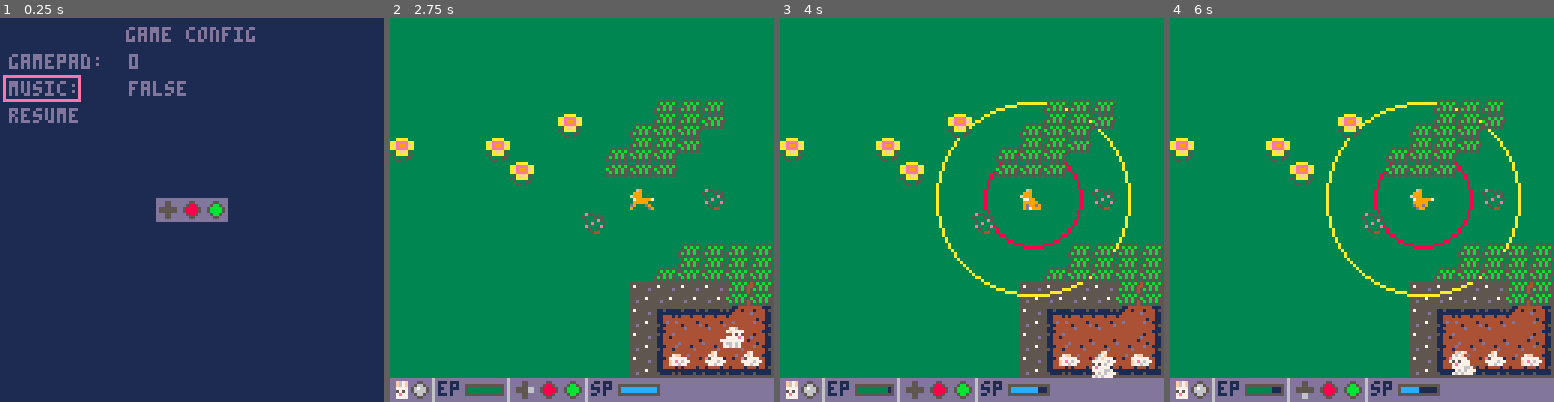
Above: before the commit, frames 1-4 (left to right).
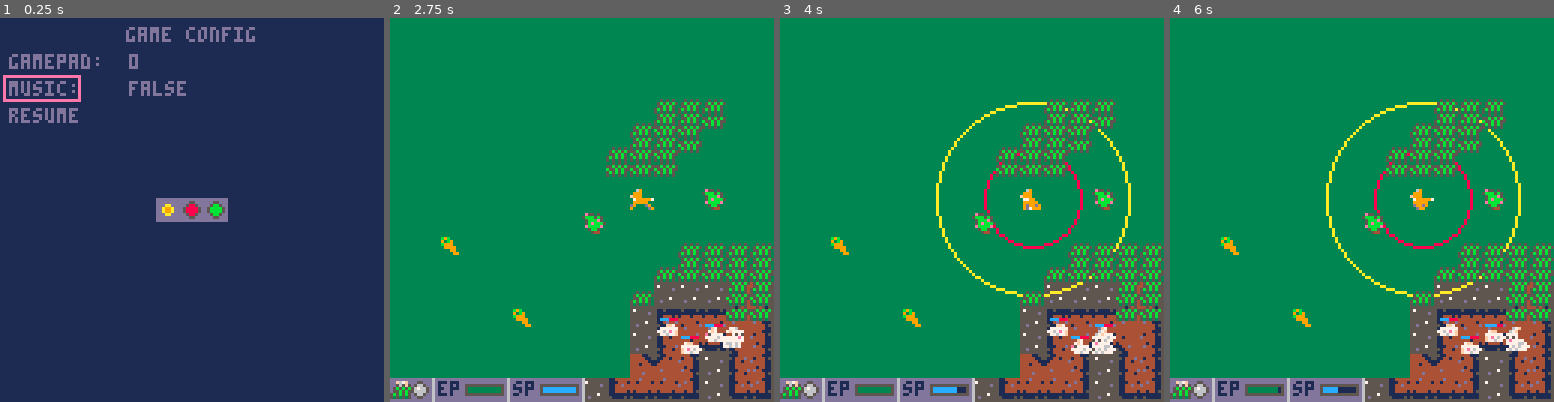
Above: after the commit, the same moments.

Repository: learnb/sleeping-bunnies
Game: PICO-8 cartridge sleeping-bunnies.p8
Two runs of this game, one before a commit and one after it. Both use one fixed random seed, a clock stepped at 60 frames per second and the inputs below.
Inputs:
- Up to frame 1 (0.25 s): no input
- Up to frame 2 (2.75 s): tap X (X key) at 0.33, 1.07, 1.85 s; tap O (Z key) at 0.7, 1.7, 2.1, 2.5 s; hold Right 1.6-2.1 s; hold Up 2.15-2.42 s; hold Right from 2.47 s (still down)
- Up to frame 3 (4 s): tap O (Z key) at 2.9, 3.3, 3.7 s; tap X (X key) at 2.97 s; release Right at 3.03 s; hold Left 3.08-3.58 s; hold Down 3.63-3.97 s
- Up to frame 4 (6 s): hold Right 4.02-4.68 s; tap X (X key) at 4.08, 5.2 s; tap O (Z key) every 0.4 s from 4.1 to 5.7 s; hold Up 4.73-5.03 s; hold Left 5.08-5.68 s; hold Down from 5.73 s (still down)

The runs differ from the first frame. In frame 1, 0.1% of the frame differs, in the area x 41-47%, y 47-53%; in frame 2, 8.4%; in frame 3, 8.6%; in frame 4, 8.8%, in the area x 0-100%, y 25-100%.

Commit message:
only fox movement & final level design remain

Diff:
--- a/sleeping-bunnies.p8
+++ b/sleeping-bunnies.p8
@@ -4,9 +4,13 @@
 function _init()
   paused = true
   reset = false
+  gameover = false
+  io_lock_duration = 30*4
+  io_lock_tick = io_lock_duration
   init_menu()
 end
 function _update()
+  if (io_lock_tick <= 0) then io_lock_tick = 0 else io_lock_tick = io_lock_tick - 1 end
   if reset then
     start_game()
   end
@@ -14,14 +18,20 @@
     update_menu()
   else
     if (btn(4,pad) and btn(5,pad)) then paused = not paused end
-    update_sim()
+    if gameover then
+      end_game()
+    else
+      update_sim()
+    end
   end
 end
 function _draw()
   if paused then
     draw_menu()
+  elseif (not gameover) then
+    draw_sim()
   else
-    draw_sim()
+    draw_gameover()
   end
 end
 function start_game()
@@ -30,15 +40,54 @@
   pause = false
   reset = false
 end
+function end_game()
+  -- select
+  --local selected = 0
+  if ( btnp(4, pad) and (io_lock_tick == 0) ) then
+    reset = true
+    gameover = false
+  end
+end
+function draw_gameover()
+  local _w = 64
+  local _h = 64
+  local _x = 64-(_w/2)
+  local _y = 64-(_h/2)
+  --
+  rectfill(_x,_y, _x+_w,_y+_h, 1)
+  print("game over", _x+1,_y+1, 6)
+  print("score:", _x+1,_y+9, 6)
+  print(ceil(score), _x+1,_y+16, 6)
+  --
+  if (io_lock_tick == 0) then
+    print("press   to reset", _x+1,_y+58)
+    spr(12, _x+22,_y+57)
+  end
+  --
+  _x = 56
+  spr(0, _x+1,_y+(8*3)+1, 0.5, 0.75)
+  spr(16, _x,_y+(8*4))
+  spr(16, _x,_y+(8*5))
+  spr(16, _x,_y+(8*6))
+  --
+  if (rabbit.alive) then spr(26, _x+8,_y+(8*3)) else spr(27, _x+8,_y+(8*3)) end
+  if (buns[1].alive) then spr(26, _x+8,_y+(8*4)) else spr(27, _x+8,_y+(8*4)) end
+  if (buns[2].alive) then spr(26, _x+8,_y+(8*5)) else spr(27, _x+8,_y+(8*5)) end
+  if (buns[3].alive) then spr(26, _x+8,_y+(8*6)) else spr(27, _x+8,_y+(8*6)) end
+end
 -->8
 function init_sim()
+  score = 0
+
   worldw = 128
-  worldh = 120
+  worldh = 128
 
   sniff_duration = 30*5
   sniff_cooldown = 30*15
   sniff_tick = sniff_duration
   sniff_lock = false
+
+  reduce_rate = 0.01
 
   home = false
 
@@ -47,6 +96,7 @@
   rabbit.x = 104
   rabbit.y = 102
   rabbit.hp = 100
+  rabbit.alive = true
   rabbit.speed = 1
   rabbit.radius = 4
   rabbit.hidden = false
@@ -67,8 +117,10 @@
   -- bunnies
   bun1 = {}
   bun1.x = 104
-  bun1.y = 108
-  bun1.radius = 12
+  bun1.y = 100
+  bun1.hp = 50
+  bun1.alive = true
+  bun1.radius = 8
 
   bun1.sprites = {16}
   bun1.tick = 0
@@ -83,9 +135,11 @@
   bun1.flip = false
 
   bun2 = {}
-  bun2.x = 92
-  bun2.y = 108
-  bun2.radius = 12
+  bun2.x = 89
+  bun2.y = 98
+  bun2.hp = 50
+  bun2.alive = true
+  bun2.radius = 8
 
   bun2.sprites = {16}
   bun2.tick = 0
@@ -97,12 +151,14 @@
   bun2.idle_frame = 1
   bun2.idle_step = 16
   bun2.state = "idle"
-  bun2.flip = false
+  bun2.flip = true
 
   bun3 = {}
-  bun3.x = 116
-  bun3.y = 108
-  bun3.radius = 12
+  bun3.x = 96
+  bun3.y = 104
+  bun3.hp = 50
+  bun3.alive = true
+  bun3.radius = 8
 
   bun3.sprites = {16}
   bun3.tick = 0
@@ -137,11 +193,20 @@
   fox.state = "idle"
   fox.anim_state = "idle"
   fox.flip = false
+
+  -- food
+  all_food = {}
+  spawners = foodtiles()
+  foreach(spawners, spawn_food)
 end
 
 function update_sim()
+  -- game over check
+  if (not rabbit.alive or ((not buns[1].alive) and (not buns[2].alive) and (not buns[3].alive))) then
+    end_sim()
+  end
   -- sniff ability
-  if (btnp(4, pad) and not sniff_lock) then -- red btn
+  if ((btnp(4, pad)) and (not sniff_lock)) then -- red btn
     if (not rabbit.sniff) then
       toggle_sniff_state()
     end
@@ -159,7 +224,11 @@
   end
   -- feed bun
   if (btnp(5,pad)) then -- green btn
-    rabbit_feed(0)
+    for i=1,3 do
+      if (buns[i].state == "feed") then
+        rabbit_feed(buns[i])
+      end
+    end
   end
 
   -- update position
@@ -205,10 +274,27 @@
     rabbit.y = rabbit.y + (dy*sqrt(0.5))
   end
   -- home detection
-  if (rabbit.y > 80 and rabbit.x > 80) then
+  if (rabbit.y > 88 and rabbit.x > 80) then
     home = true
   else
     home = false
+  end
+  -- food collision
+  for i=1,#all_food do -- for each food
+    if (all_food[i] != nil) then
+      if (ent_dist(all_food[i], rabbit) < all_food[i].radius) then
+        if (rabbit.hp <= 90) then
+          -- eat food
+          rabbit_consume(all_food[i])
+        end
+      end
+    end
+  end
+  -- fox collision
+  if (ent_dist(rabbit, fox) < rabbit.radius) then
+    -- eaten by fox
+    rabbit.alive = false
+    --sfx(2)
   end
 
   -- update animation state
@@ -225,22 +311,33 @@
   if (rabbit.state == "move") then ent_anim_move(rabbit) end
   -- update hidden state
   if (rabbit.hidden) then
-    if (not cgrass(rabbit)) then
+    if (not cgrass(rabbit) and not home) then
       -- exit hidden state
       rabbit_change_hidden_state(false)
     end
   else
-    if (cgrass(rabbit)) then
+    if (cgrass(rabbit) or home) then
       -- enter hidden state
       rabbit_change_hidden_state(true)
     end
   end
   -- update bunnies
   for i=1,3 do -- for each bun
-    if (ent_dist(rabbit, buns[i]) <= buns[i].radius) then
-      buns[i].state = "feed"
-    else
-      buns[i].state = "idle"
+    if (buns[i].alive) then
+      -- update score
+      score = score + 0.01
+      -- update state
+      if (ent_dist(rabbit, buns[i]) <= buns[i].radius) then
+        buns[i].state = "feed"
+      else
+        buns[i].state = "idle"
+      end
+      -- reduce bun hp
+      buns[i].hp = buns[i].hp - reduce_rate
+      if (buns[i].hp <= 0) then -- bun dies
+        buns[i].hp = 0
+        buns[i].alive = false
+      end
     end
   end
 
@@ -275,9 +372,14 @@
   -- main map layer
   map(0,0, 0,0, 16,16, 0x80)
   -- bottom of entities
+  for i=1,#all_food do -- for each food
+    ent_draw(all_food[i])
+  end
   for i=1,3 do -- for each bun
-    if (buns[i].state == "idle") then ent_draw_idle(buns[i])
-    else ent_draw(buns[i]) end
+    if (buns[i].alive) then
+      if (buns[i].state == "idle") then ent_draw_idle(buns[i])
+      else ent_draw(buns[i]) end
+    end
   end
   if (fox.anim_state == "idle") then ent_draw_idle(fox, false) end
   if (fox.anim_state == "move") then ent_draw_move(fox, false) end
@@ -292,19 +394,47 @@
   -- top of entities
   if (rabbit.state == "idle") then ent_draw_idle(rabbit, true) end
   if (rabbit.state == "move") then ent_draw_move(rabbit, true) end
+  -- status bar
+  draw_ui()
   -- top of warren
   if (not home) then
     map(32,0, 0,0, 16,16, 0x80)
   end
-  --print(fox.state, 0,0, 7)
-  draw_ui()
-end
-
+end
+function end_sim() -- trigger gameover
+  play_bg_music(false)
+  sfx(1)
+  io_lock_tick = io_lock_duration
+  gameover = true
+end
 -->8
 function rabbit_feed(bun)
-  -- reduce rabbit ep
-  rabbit.hp = rabbit.hp - 10
-  -- increase bun hp
+  if ( (rabbit.hp >= 10) and (bun.hp < 90) ) then
+    sfx(0)
+    -- reduce rabbit ep
+    rabbit.hp = rabbit.hp - 10
+    if (rabbit.hp < 0) then rabbit.hp = 0 end
+    -- increase bun hp
+    bun.hp = bun.hp + 5
+    if (bun.hp > 100) then bun.hp = 100 end
+  end
+end
+function rabbit_consume(fud)
+  del(all_food, fud)
+  rabbit.hp = rabbit.hp + 20
+  if (rabbit.hp > 100) then rabbit.hp = 100 end
+end
+function spawn_food(obj)
+  local f = {}
+  if (obj != nil) then
+    f = {}
+    f.x = obj.x
+    f.y = obj.y
+    f.radius = 6
+    f.frame = 1
+    f.sprites = {35}
+    add(all_food, f)
+  end
 end
 function toggle_sniff_state()
   if (rabbit.sniff) then -- start cooldown timer
@@ -362,6 +492,17 @@
 
   return ct or cb
 end
+function foodtiles()
+  local _list = {}
+  for _y=1,16 do -- rows
+    for _x=1,16 do -- cols
+      if (fget(mget(_x,_y),1)) then
+        add(_list, {x=_x*8, y=_y*8})
+      end
+    end
+  end
+  return _list
+end
 function ent_dist(a, b)
   local x1=a.x+4
   local x2=b.x+4
@@ -455,7 +596,7 @@
   if (ent.move_tick == 0) ent.move_frame = ent.move_frame % #ent.move_sprites+1
 end
 function ent_draw(ent)
-  spr(ent.sprites[ent.frame], ent.x, ent.y)
+  spr(ent.sprites[ent.frame], ent.x, ent.y, 1, 1, ent.flip)
 end
 function ent_draw_aoe(ent)
   circ(ent.x+4, ent.y+4, ent.cradius, 8)
@@ -477,13 +618,35 @@
   return -1
 end
 function draw_gamepad(x,y)
+  local s_offset = 0
+  local s_indx = 39
   rectfill(x,y,x+23,y+7, 13)
   --rect(x,y,x+23,y+7, 4)
-  if (btn(1,pad)) then spr(9, x, y)     --  right btn
-  elseif (btn(2,pad)) then spr(8, x, y) --  up btn
-  elseif(btn(3,pad)) then spr(10, x, y)  --  down btn
-  elseif(btn(0,pad)) then spr(11, x, y)  --  left btn
-  else spr(7,  x, y) end
+  if (btn(2,pad)) then -- up
+    s_offset = 1
+  end
+  if (btn(1,pad)) then -- right
+    s_offset = 2
+  end
+  if (btn(3,pad)) then -- down
+    s_offset = 3
+  end
+  if (btn(0,pad)) then -- left
+    s_offset = 4
+  end
+  if (btn(2,pad) and btn(1,pad)) then -- up & right
+    s_offset = 5
+  end
+  if (btn(3,pad) and btn(1,pad)) then -- down & right
+    s_offset = 6
+  end
+  if (btn(3,pad) and btn(0,pad)) then -- down & left
+    s_offset = 7
+  end
+  if (btn(2,pad) and btn(0,pad)) then -- up & left
+    s_offset = 8
+  end
+  spr(s_indx+s_offset, x, y)
   if (btn(4,pad)) then spr(13, x+8, y)
   else spr(12, x+8, y) end
   if (btn(5,pad)) then spr(15, x+16, y)
@@ -500,12 +663,12 @@
 -->8
 function draw_ui()
   -- bg
-  rectfill(0,120, 127,127, 13)
-  --rect(0,120, 127,127, 6)
+  --rectfill(0,120, 127,127, 13)
+  rectfill(0,120, 64,127, 13)
   -- rabbit hidden state
   spr(0, 2,121, 0.5,0.75)
   if (rabbit.hidden) then spr(64, 0,119) end
-  -- detection state 8
+  -- detection state
   if (fox.state == "idle") then
     spr(23, 6,120)
   elseif (fox.state == "alert") then
@@ -513,31 +676,42 @@
   elseif (fox.state == "chase") then
     spr(25, 6,120)
   end
-  -- rabbit energy bar 21
+  -- rabbit energy bar
   print("ep", 16,121, 1)
   rectfill(25,122, 37,125, 1)
   rect(25,122, 37,125, 5)
   if (rabbit.hp > 0) then
     rectfill(26,123, (26+(rabbit.hp/10)),124, 3)
   end
-  -- gamepad
-  draw_gamepad(41, 120)
   -- sniff ability
   local sp = 0
-  print("sp", 67,121, 1)
-  rectfill(76,122, 89,125, 1)
-  rect(76,122, 89,125, 5)
+  print("sp", 41,121, 1)
+  rectfill(50,122, 62,125, 1)
+  rect(50,122, 62,125, 5)
   if (not sniff_lock) then -- duration
     sp = 10*(sniff_tick/sniff_duration)
-    rectfill(77,123, 78+(sp),124, 12)
+    rectfill(51,123, 51+(sp),124, 12)
   elseif (sniff_lock) then -- cooldown
     sp = 10*(sniff_tick/sniff_cooldown)
-    rectfill(78+(sp),124, 77,123, 8)
-  end
+    rectfill(51+(sp),124, 51,123, 8)
+  end
+  -- gamepad 67 76
+  --draw_gamepad(66, 120)
   -- separators
   line(14,120, 14,127, 6)
   line(39,120, 39,127, 6)
-  line(65,120, 65,127, 6)
+  line(64,120, 64,127, 6)
+  --line(91,120, 91,127, 6)
+  -- bun health
+  for i=1,3 do -- for each bun
+    if (buns[i].alive) then
+      local _x = buns[i].x + 1
+      local _y = buns[i].y + 2
+      local _w = (buns[i].hp / 100) * 6
+      line(_x,_y, _x+5,_y, 8)
+      line(_x,_y, _x+(_w),_y, 12)
+    end
+  end
 
 end
 
@@ -606,7 +780,7 @@
 
 
 __gff__
-0000000000000000000000000000000000000000000000000000000000000000000000000000000000000000000000000000000000000000000000000000000040404040004080808080808080808080808040408000808080818080818000000000000000004080808080808080000040404000000000000000000000000000
+0000000000000000000000000000000000000000000000000000000000000000000000000000000000000000000000000000000000000000000000000000000040404040004080808080808080808080808081408000808080818080818000000200000000004080808080808080000040404000000000000000000000000000
 0000000000000000000000000000000000000000000000000000000000000000000000000000000000000000000000000000000000000000000000000000000000000000000000000000000000000000000000000000000000000000000000000000000000000000000000000000000000000000000000000000000000000000
 __map__
 505050505050505050505050505050507d7d7d7d7d7d7d7d7d7d7d7d7d7d7d7d000000000000000000000000000000000000000000000000000000000000000000000000000000000000000000000000000000000000000000000000000000000000000000000000000000000000000000000000000000000000000000000000
@@ -618,13 +792,13 @@
 505050505050505050505050505050507d7d7d7d7d527d7d7d4242427d7d7d7d000000000000000000000000000000000000000000000000000000000000000000000000000000000000000000000000000000000000000000000000000000000000000000000000000000000000000000000000000000000000000000000000
 505050505050505050505050505050507d7d7d7d7d7d7d7d7d7d7d7d7d537d7d7d7d7d7d7d7d7d7d7d7d7d7d7d7d7d7d0000000000000000000000000000000000000000000000000000000000000000000000000000000000000000000000000000000000000000000000000000000000000000000000000000000000000000
 505050505050505050505050505050507d7d7d7d7d7d7d7d537d7d7d7d7d7d7d7d7d7d7d7d7d7d7d7d7d7d7d7d7d7d7d0000000000000000000000000000000000000000000000000000000000000000000000000000000000000000000000000000000000000000000000000000000000000000000000000000000000000000
-505050505050505050505050505050507d7d7d7d7d7d7d7d7d7d7d7d404040407d7d7d7d7d7d7d7d7d7d7d7d7d7d7d7d0000000000000000000000000000000000000000000000000000000000000000000000000000000000000000000000000000000000000000000000000000000000000000000000000000000000000000
+505060505050505050505050505050507d7d7d7d7d7d7d7d7d7d7d7d404040407d7d7d7d7d7d7d7d7d7d7d7d7d7d7d7d0000000000000000000000000000000000000000000000000000000000000000000000000000000000000000000000000000000000000000000000000000000000000000000000000000000000000000
 505050505050505050505050505050507d7d7d7d7d7d7d7d7d7d7d40414141417d7d7d7d7d7d7d7d7d7d7d7d7d7d7d7d0000000000000000000000000000000000000000000000000000000000000000000000000000000000000000000000000000000000000000000000000000000000000000000000000000000000000000
-5050505050505050505059595959585a7d7d7d7d7d7d7d7d7d7d7d7d7d7d41417d7d7d7d7d7d7d7d7d7d505050507d7d0000000000000000000000000000000000000000000000000000000000000000000000000000000000000000000000000000000000000000000000000000000000000000000000000000000000000000
-5050505050505050505059484949575a7d7d7d7d7d7d7d7d7d7d7d7d7d7d7d7d7d7d7d7d7d7d7d7d7d7d5050505050500000000000000000000000000000000000000000000000000000000000000000000000000000000000000000000000000000000000000000000000000000000000000000000000000000000000000000
-5050505050505050505059586767675a7d7d7d7d7d7d7d7d7d7d7d7d7d7d7d7d7d7d7d7d7d7d7d7d7d7d5050505050500000000000000000000000000000000000000000000000000000000000000000000000000000000000000000000000000000000000000000000000000000000000000000000000000000000000000000
-5050505050505050505059686969696a7d7d7d7d7d7d7d7d7d7d7d7d7d7d7d7d7d7d7d7d7d7d7d7d7d7d5050505050500000000000000000000000000000000000000000000000000000000000000000000000000000000000000000000000000000000000000000000000000000000000000000000000000000000000000000
-595959595959595959595959595959597d7d7d7d7d7d7d7d7d7d7d7d7d7d7d7d7d7d7d7d7d7d7d7d7d7d7d7d7d7d7d7d0000000000000000000000000000000000000000000000000000000000000000000000000000000000000000000000000000000000000000000000000000000000000000000000000000000000000000
+5050505050505050505050595959585a7d7d7d7d7d7d7d7d7d7d407d7d7d41417d7d7d7d7d7d7d7d7d7d7d5252527d7d0000000000000000000000000000000000000000000000000000000000000000000000000000000000000000000000000000000000000000000000000000000000000000000000000000000000000000
+5050505050605050505059484949575a7d7d7d7d7d7d7d7d7d7d7d7d7d7d42427d7d7d7d7d7d7d7d7d7d5250515050510000000000000000000000000000000000000000000000000000000000000000000000000000000000000000000000000000000000000000000000000000000000000000000000000000000000000000
+5050505050505050505059584669475a7d7d7d7d7d7d7d7d7d7d7d7d7d7d7d7d7d7d7d7d7d7d7d7d7d7d5251505150500000000000000000000000000000000000000000000000000000000000000000000000000000000000000000000000000000000000000000000000000000000000000000000000000000000000000000
+5050505050505050505056575a59585a7d7d7d7d7d7d7d7d7d7d7d7d7d7d7d7d7d7d7d7d7d7d7d7d7d7d5250505150510000000000000000000000000000000000000000000000000000000000000000000000000000000000000000000000000000000000000000000000000000000000000000000000000000000000000000
+5959595959595959596869696a59686a7d7d7d7d7d7d7d7d7d7d7d7d7d7d7d7d7d7d7d7d7d7d7d7d52525250505051500000000000000000000000000000000000000000000000000000000000000000000000000000000000000000000000000000000000000000000000000000000000000000000000000000000000000000
 0000000000000000000000000000000000000000ff000000000000000000007c000000000000000000000000000000000000000000000000000000000000000000000000000000000000000000000000000000000000000000000000000000000000000000000000000000000000000000000000000000000000000000000000
 
 
Not shown, changed: 22 lines of the sprite sheet (__gfx__) section of sleeping-bunnies.p8
Not shown, changed: the sound effects (__sfx__) section of sleeping-bunnies.p8
